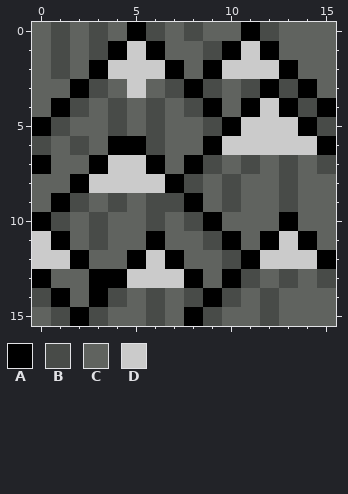
Edited in one commit: pixel-art sprite (gfx/6.png). The picture above is the old version.
The file is 16x16 pixels. Colours within 5 levels of each other are drawn and written as one.
Palette (. is transparent): A #000000  B #484b48  C #60635f  D #cbcbcb
Pixels before, first column x 0:
 0 CBCBCABCBCCABCCC
 1 CBCBADACCBADACCC
 2 CBCADDDACADDDACC
 3 CCABCDCBABCBABAC
 4 CABCBCBCBACADABA
 5 ABCCBCBCCBADDDAB
 6 BCBCAABCCADDDDDA
 7 ACCADDACABCBCBCB
 8 CCADDDDABCBCCBCC
 9 CABCBCBBACBCCBCC
10 ABCBCCBCBACCCACC
11 DACBCCACCBACADAC
12 DDACCADACCBADDDA
13 ACCAADDDACABCBCB
14 BACABCBCBABCBCCC
15 CBABCCBCABCCBCCC
Now the later version:
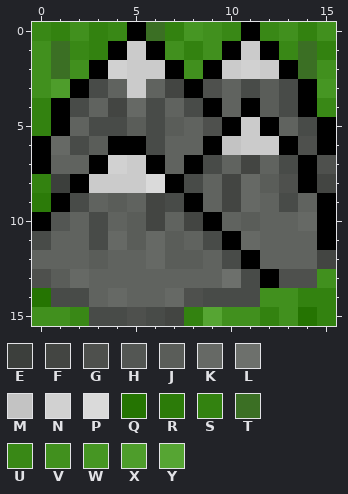
Colours new in this view: E #3c3f3c  F #434542  G #4e504d  H #535653  J #5a5d59  K #666965  L #6d706c  M #c3c3c3  N #d1d1d1  P #dadada  Q #257402  R #2c7b09  S #338210  T #3b6f24  U #398816  V #41901e  W #469623  X #4e9d2b  Y #56a533
From old to new:
y 0: x 0..4 CBCBC -> USVSU; x 6..10 BCBCC -> TSWVU; x 12..15 BCCC -> UVSV
y 1: x 0..3 CBCB -> VTUS; x 7..9 CCB -> VSV; x 13..15 CCC -> UTS
y 2: x 0..2 CBC -> VTV; x 4 D -> N; x 8 C -> V; x 11 D -> N; x 14..15 CC -> TV
y 3: x 0..1 CC -> VX; x 7 B -> F; x 9 B -> G; x 12 A -> J; x 15 C -> W
y 4: x 0 C -> S; x 4..5 BC -> FK; x 12..15 DABA -> JBAU
y 5: x 0..1 AB -> SA; x 3 C -> B; x 5 C -> J; x 7 C -> J; x 9 B -> G; x 12..15 DDAB -> ACBA
y 6: x 0..1 BC -> AK; x 3 C -> J; x 10 D -> M; x 13..14 DD -> AG
y 7: x 4 D -> N; x 11 B -> F; x 14..15 CB -> AG
y 8: x 0..1 CC -> SE; x 6 D -> P; x 10..15 BCCBCC -> FKJGAF
y 9: x 0 C -> R; x 4 B -> J; x 6 B -> F; x 10..11 BC -> FK; x 15 C -> A
y 10: x 1 B -> H; x 5..6 CB -> JF; x 8 B -> F; x 11 C -> J; x 13..15 ACC -> CKA
y 11: x 0..1 DA -> BC; x 4..7 CCAC -> KJKJ; x 11..15 CADAC -> KCCCA
y 12: x 0..3 DDAC -> CCCJ; x 5..8 ADAC -> CKJJ; x 12..15 DDDA -> CCCF
y 13: x 0..8 ACCAADDDA -> GJKCCCCCC; x 10 A -> L; x 12..15 CBCB -> AGGV
y 14: x 0..4 BACAB -> QBBCK; x 6..9 BCBA -> CKGB; x 11..15 CBCCC -> BVVSS
y 15: x 0..2 CBA -> VVU; x 4..5 CC -> BG; x 7..15 CABCCBCCC -> FSYVVSVQS
